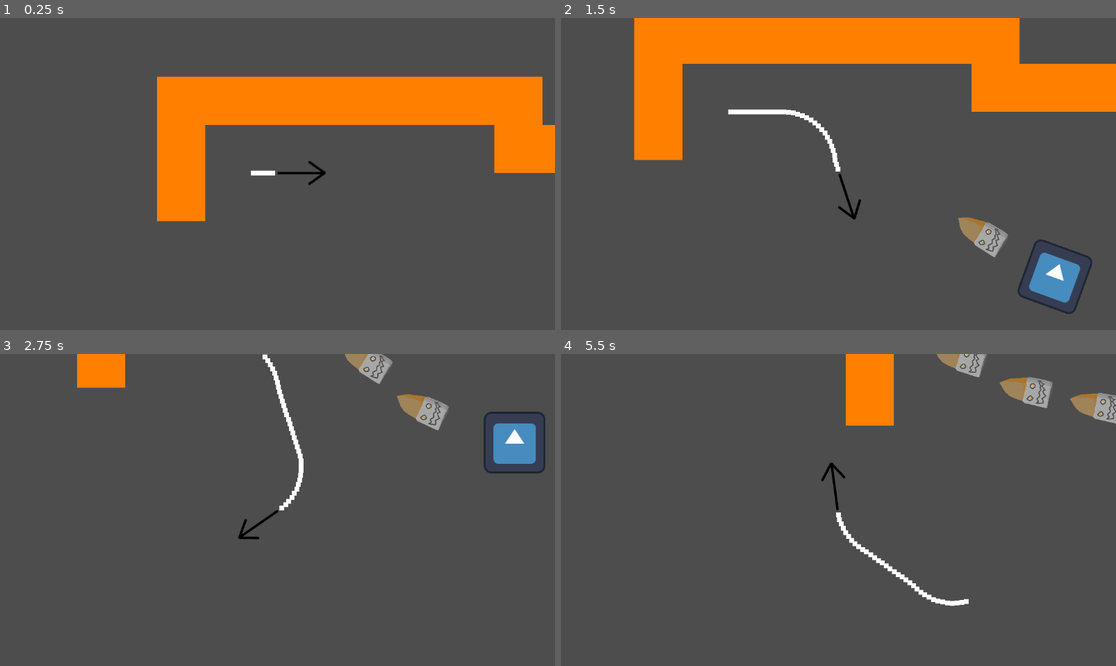
Above: before the commit, frames 1-4 (two rows, left to right).
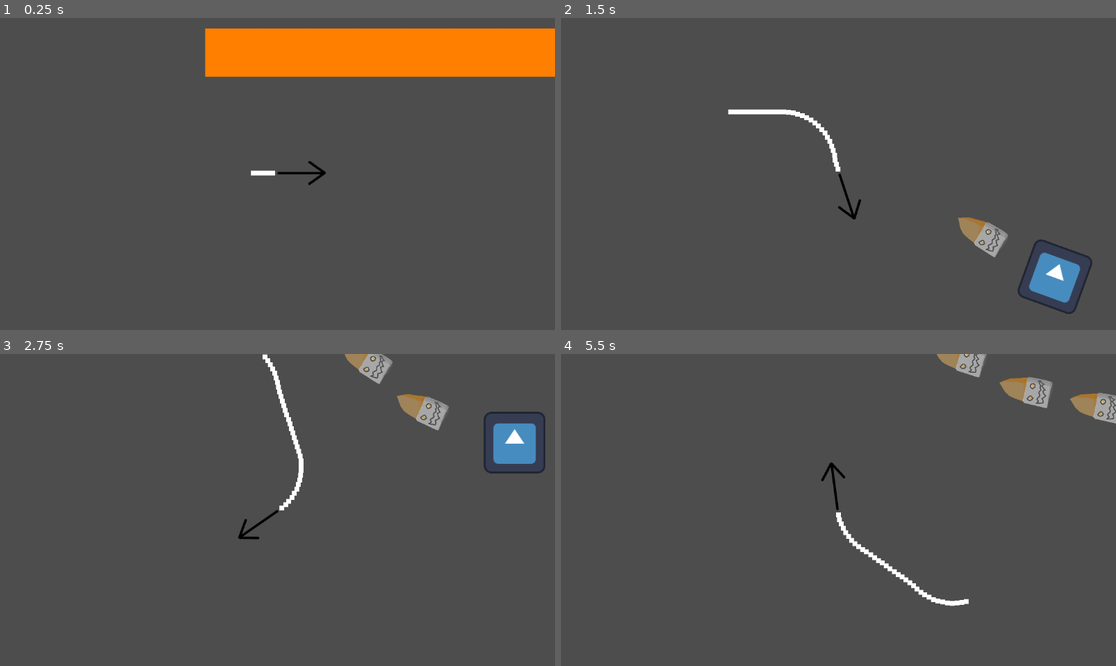
Above: after the commit, the same moments.

Repository: zazak03/jamimag
Game: Godot game, scene res://scenes/test_ennemi.tscn
The game is run twice, just before and just after one commit, with the same random seed, the same clock (stepped at 60 frames per second) and the same inputs. This scene is started directly instead of the project's main scene. The engine's default icon, where the game draws it, is replaced by a stand-in: a white triangle on a blue panel in a dark square.
Inputs:
- Up to frame 1 (0.25 s): no input
- Up to frame 2 (1.5 s): hold Right (turn_clockwise) 0.53-1.28 s; tap Left (turn_counterclockwise) at 1.35 s
- Up to frame 3 (2.75 s): hold Right (turn_clockwise) from 2.03 s (still down)
- Up to frame 4 (5.5 s): release Right (turn_clockwise) at 2.78 s; tap Left (turn_counterclockwise) at 2.85, 4.35 s; hold Right (turn_clockwise) 3.53-4.28 s; hold Right (turn_clockwise) from 5.03 s (still down)

The runs differ from the first frame. In frame 1, 25% of the frame differs, in the area x 28-100%, y 3-66%; in frame 2, 17%; in frame 3, 1.0%; in frame 4, 2.0%.

Commit message:
Debut_rebond

Diff:
--- a/scenes/ennemy.tscn
+++ b/scenes/ennemy.tscn
@@ -48,7 +48,7 @@
 "new_animation": SubResource("Animation_qgwjv")
 }
 
-[node name="ennemy_follow" type="PathFollow2D"]
+[node name="ennemy_follow" type="PathFollow2D" groups=["ennemis"]]
 script = ExtResource("1_2md5m")
 
 [node name="ennemy" type="Area2D" parent="."]
--- a/scenes/fleche_complet.tscn
+++ b/scenes/fleche_complet.tscn
@@ -42,9 +42,8 @@
 [node name="Camera" type="Camera2D" parent="fleche"]
 position = Vector2(0, 2)
 
-[node name="FlecheHitbox" type="CollisionPolygon2D" parent="fleche"]
-position = Vector2(49.8, -3.3)
-polygon = PackedVector2Array(-50, 6, -50, 1, 39, 1, 13, -17, 17, -21, 46, 0, 46, 6, 16, 28, 12, 24, 38, 6)
+[node name="CollisionPolygon2D" type="CollisionPolygon2D" parent="fleche"]
+polygon = PackedVector2Array(0, 3, 89, 3, 62, 21, 66, 26, 100, 2, 100, -2, 66, -26, 63, -22, 90, -3, 0, -3)
 
 [connection signal="timeout" from="Timer" to="." method="_on_timer_timeout"]
 [connection signal="body_entered" from="fleche" to="fleche" method="_on_body_entered" flags=18]
--- a/scenes/mur.tscn
+++ b/scenes/mur.tscn
@@ -2,6 +2,6 @@
 
 [ext_resource type="TileSet" uid="uid://c73e3vbkm6y5l" path="res://others/mur_TileSet.tres" id="1_5ucfn"]
 
-[node name="mur" type="TileMap"]
+[node name="mur" type="TileMap" groups=["mur"]]
 tile_set = ExtResource("1_5ucfn")
 format = 2
--- a/scenes/projectile.tscn
+++ b/scenes/projectile.tscn
@@ -18,7 +18,7 @@
 radius = 53.0
 height = 182.0
 
-[node name="Bullet" type="Area2D"]
+[node name="Bullet" type="Area2D" groups=["projectiles"]]
 scale = Vector2(0.5, 0.5)
 script = ExtResource("1_50jqa")
 
--- a/scenes/test_ennemi.tscn
+++ b/scenes/test_ennemi.tscn
@@ -26,4 +26,4 @@
 vitesse_de_tire = 1.0
 
 [node name="mur" parent="." instance=ExtResource("3_2ff00")]
-layer_0/tile_data = PackedInt32Array(65534, 65536, 1, -2, 65536, 1, -65538, 65536, 1, -65537, 65536, 1, -131072, 65536, 1, -131071, 65536, 1, -131070, 65536, 1, -131069, 65536, 1, -131068, 65536, 1, -131067, 65536, 1, -65531, 65536, 1, -65530, 65536, 1, -65529, 65536, 1, -65528, 65536, 1)
+layer_0/tile_data = PackedInt32Array(-131073, 65536, 1, -196608, 65536, 1, -196607, 65536, 1, -196606, 65536, 1, -196605, 65536, 1, -196604, 65536, 1, -196603, 65536, 1, -196602, 65536, 1, -196601, 65536, 1, -196600, 65536, 1, -196599, 65536, 1, -196598, 65536, 1, -196597, 65536, 1, -196596, 65536, 1, -196595, 65536, 1, -196594, 65536, 1, -196593, 65536, 1, -196592, 65536, 1, -196591, 65536, 1, -196590, 65536, 1, -196589, 65536, 1, -196588, 65536, 1, -196587, 65536, 1, -196586, 65536, 1, -196585, 65536, 1, -196584, 65536, 1, -196583, 65536, 1, -196582, 65536, 1, -196581, 65536, 1, -262117, 65536, 1, -327653, 65536, 1, -393189, 65536, 1, -458725, 65536, 1, -524261, 65536, 1, -589797, 65536, 1, -655333, 65536, 1, -720869, 65536, 1, -786405, 65536, 1, -851941, 65536, 1, -917477, 65536, 1, -983013, 65536, 1)
--- a/scripts/Fleche.gd
+++ b/scripts/Fleche.gd
@@ -1,8 +1,9 @@
 extends Area2D
 @export var speed = 200
 @export var rot_speed = PI/3 + PI/4
+var long_fleche = 47 #longueur de la fleche en pixel, moins quelques pixel pour éviter les bugs (requise pour le rebond)
 signal  Fleche_hit
-
+signal change_parent_rotation
 # Called when the node enters the scene tree for the first time.
 #CLE: instancien nbr_points_cape instances du point de base de la cape
 func _ready():
@@ -45,24 +46,50 @@
 #Calcule le plus proche voisin du vecteur vector dans le tableau array
 func plus_proche(array, vector:Vector2):
 	var min = vector.distance_to(array[0])
+	var vector_return = array[0]
 	for par_vect in array:
 		if min > vector.distance_to(par_vect):
 			min = vector.distance_to(par_vect)
-	return min
+			vector_return = par_vect
+	return vector_return
+
+func convert_map_local(vect, body):
+	return get_parent().to_local(body.map_to_local(vect))
+
+func convert_cells_local(array, body:TileMap):
+	var array_to_return = []
+	for vect in array:
+		array_to_return.append(convert_map_local(vect, body))
+	return array_to_return
+
+
+
+func get_dir_collision(body:TileMap):
+	var bout_fleche = get_parent().to_local(position + long_fleche * Vector2.RIGHT.rotated(rotation))
+	var map_bout_fleche = body.local_to_map(get_parent().to_local(bout_fleche))
+	var surrounding_cells_not_converted = body.get_surrounding_cells(map_bout_fleche)
+	var surrounding_cells = convert_cells_local(surrounding_cells_not_converted, body)
+	var pos = plus_proche(surrounding_cells, bout_fleche)
+	var pos_cell_droite = convert_map_local(body.get_neighbor_cell(map_bout_fleche,TileSet.CELL_NEIGHBOR_RIGHT_SIDE), body)
+	var pos_cell_gauche =convert_map_local(body.get_neighbor_cell(map_bout_fleche,TileSet.CELL_NEIGHBOR_LEFT_SIDE), body)
+	var pos_cell_haut = convert_map_local(body.get_neighbor_cell(map_bout_fleche,TileSet.CELL_NEIGHBOR_TOP_SIDE), body)
+	var pos_cell_bas = convert_map_local(body.get_neighbor_cell(map_bout_fleche,TileSet.CELL_NEIGHBOR_BOTTOM_SIDE), body)
+	if pos == pos_cell_bas and body.get_neighbor_cell(map_bout_fleche,TileSet.CELL_NEIGHBOR_BOTTOM_SIDE) != body.INVALID_CELL:
+		return Vector2.UP
+	if pos == pos_cell_haut and body.get_neighbor_cell(map_bout_fleche,TileSet.CELL_NEIGHBOR_TOP_SIDE) != body.INVALID_CELL:
+		return Vector2.DOWN
+	if pos == pos_cell_droite and body.get_neighbor_cell(map_bout_fleche,TileSet.CELL_NEIGHBOR_RIGHT_SIDE) != body.INVALID_CELL:
+		return Vector2.LEFT
+	if pos == pos_cell_gauche and body.get_neighbor_cell(map_bout_fleche,TileSet.CELL_NEIGHBOR_LEFT_SIDE) != body.INVALID_CELL:
+		return Vector2.RIGHT
 
 
 
 func _on_body_entered(body):
 	if body.is_in_group("mur"):
-		var surrounding_cells = body.get_surrounding_cells(position)
-		var pos = plus_proche(surrounding_cells, position)
-		var vector =  Vector2.ZERO
-		if pos == body.get_neighbor_cell(pos, 0) or pos == body.get_neighbor_cell(pos, 8):
-			vector = Vector2.DOWN
-		if pos == body.get_neighbor_cell(pos, 4) or pos == body.get_neighbor_cell(pos, 12):
-			vector= Vector2.RIGHT
-		var vector_bounced = position.bounce(vector)
-		rotation = vector_bounced.angle()
+		var vect_normal = get_dir_collision(body)
+		var vect_bounced = Vector2.RIGHT.rotated(rotation).bounce(vect_normal)
+		rotation = vect_bounced.angle()
 	if body.is_in_group("projectiles") or body.is_in_group("ennemis"):
 		print("Touché !")
 		Fleche_hit.emit()
